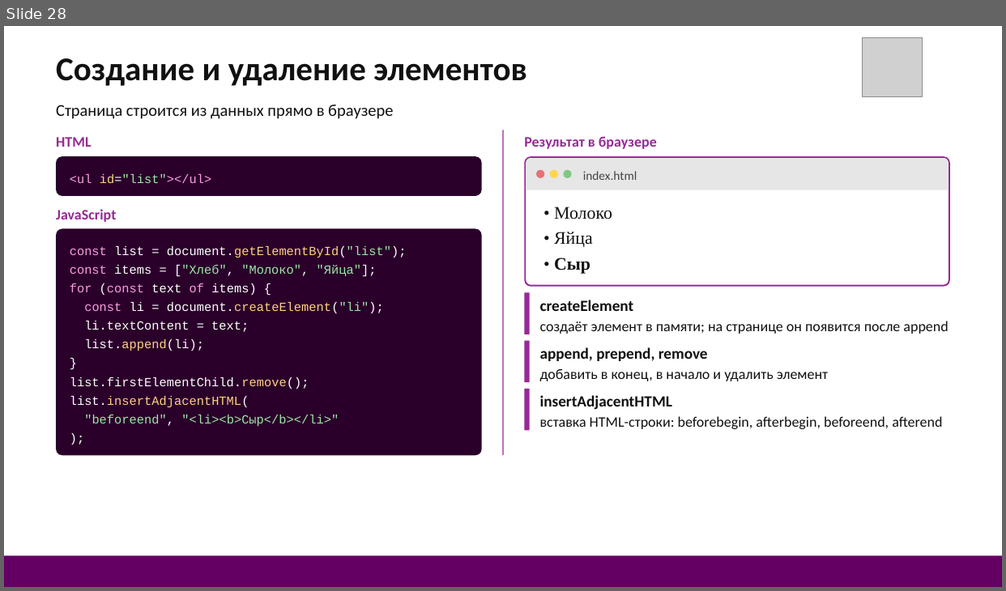
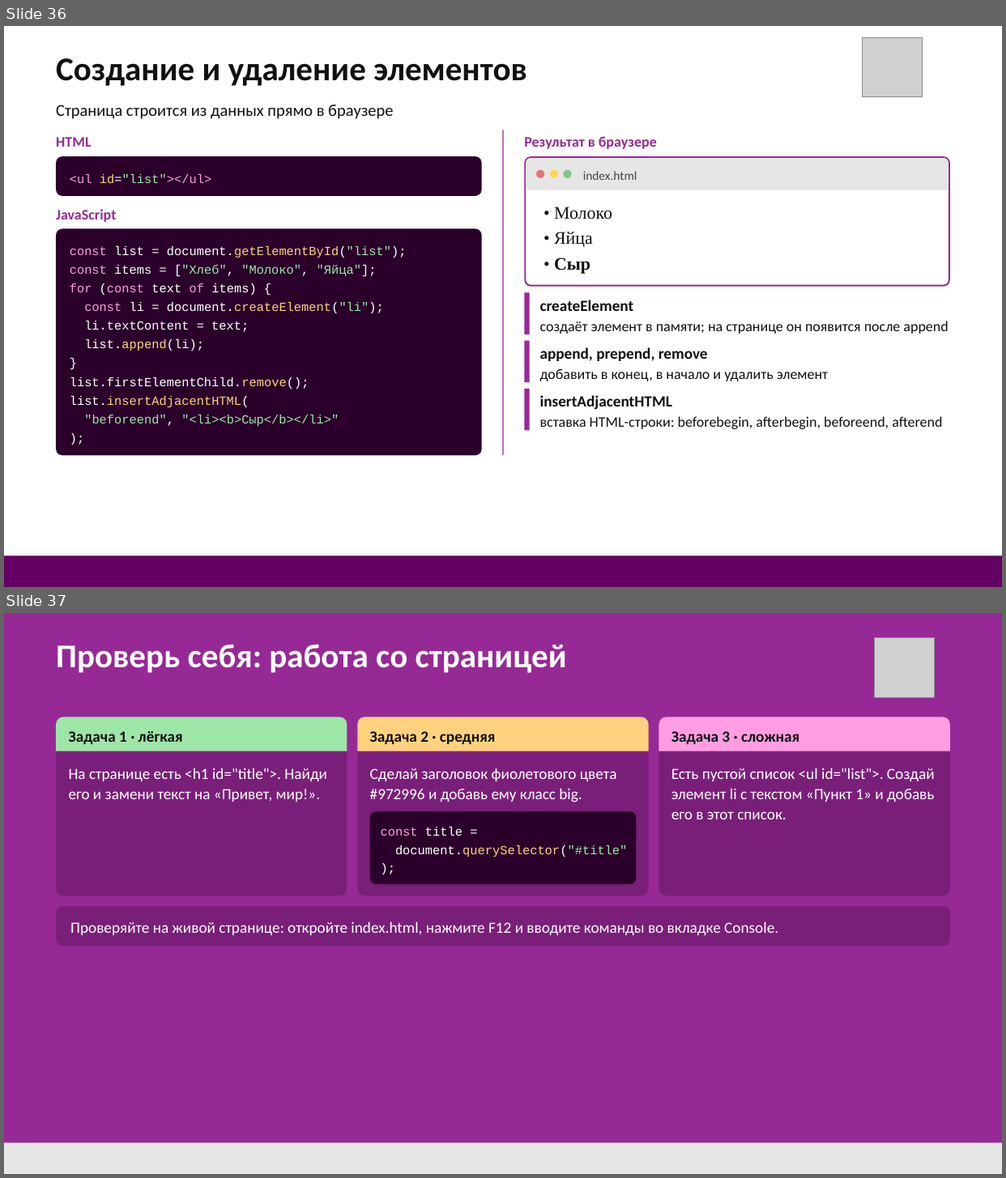
Before and after one commit to DonRobot-all/HTML-CSS-JavaScript_group, a slide deck: презентации/JavaScript основы и работа с HTML.pptx. Shown one above the other, each under a label of ours: slide 28 before the commit, slides 36 and 37 after it. The pictures are 1006x591 and 1006x1178 pixels, drawn with LibreOffice and Linux fonts; fonts in the diff are those of the drawing; grey boxes stand for pictures. Boxes give left, top, right and bottom in pixels: in the first picture for what was removed or moved away, otherwise in the second. Text is boxed around its words. In the diff, an @@ line names an element or a change of style, - is before the commit and + after.

```diff
--- a/презентации/JavaScript основы и работа с HTML.pptx
+++ b/презентации/JavaScript основы и работа с HTML.pptx
@@ slide 37 added at [4, 613, 1002, 1174], background #972996 @@
@@ title added at [56, 644, 567, 673], 32 pt, text #FFFFFF, bold @@
+Проверь себя: работа со страницей
@@ picture added at [874, 637, 935, 697] @@
@@ rounded rectangle added at [56, 717, 347, 896], fill #7A1F79 @@
@@ freeform shape added at [56, 717, 347, 752], fill #9EE6A8, 15 pt, text #111111, bold @@
+Задача 1 · лёгкая
@@ rounded rectangle added at [357, 717, 649, 896], fill #7A1F79 @@
@@ freeform shape added at [357, 717, 649, 752], fill #FFD27F, 15 pt, text #111111, bold @@
+Задача 2 · средняя
@@ rounded rectangle added at [659, 717, 950, 896], fill #7A1F79 @@
@@ freeform shape added at [659, 717, 950, 752], fill #FF9DE2, 15 pt, text #111111, bold @@
+Задача 3 · сложная
@@ text added at [69, 768, 327, 802], 15 pt, text #FFFFFF @@
+На странице есть <h1 id="title">. Найди его и замени текст на «Привет, мир!».
@@ text added at [370, 769, 617, 803], 15 pt, text #FFFFFF @@
+Сделай заголовок фиолетового цвета #972996 и добавь ему класс big.
@@ text added at [671, 768, 935, 820], 15 pt, text #FFFFFF @@
+Есть пустой список <ul id="list">. Создай элемент li с текстом «Пункт 1» и добавь его в этот список.
@@ rounded rectangle added at [370, 811, 637, 884], fill #2A002A, 12 pt, text #FFFFFF @@
+const title =
+document.querySelector("#title");
@@ rounded rectangle added at [56, 906, 949, 946], fill #7A1F79, 15 pt, text #FFFFFF @@
+Проверяйте на живой странице: откройте index.html, нажмите F12 и вводите команды во вкладке Console.
@@ rectangle added at [4, 1143, 1002, 1174], fill #E6E6E6 @@
@@ what was slide 28 is now slide 36 @@
```
Also in this commit, not shown: 9 other slides added, 2 other files.
